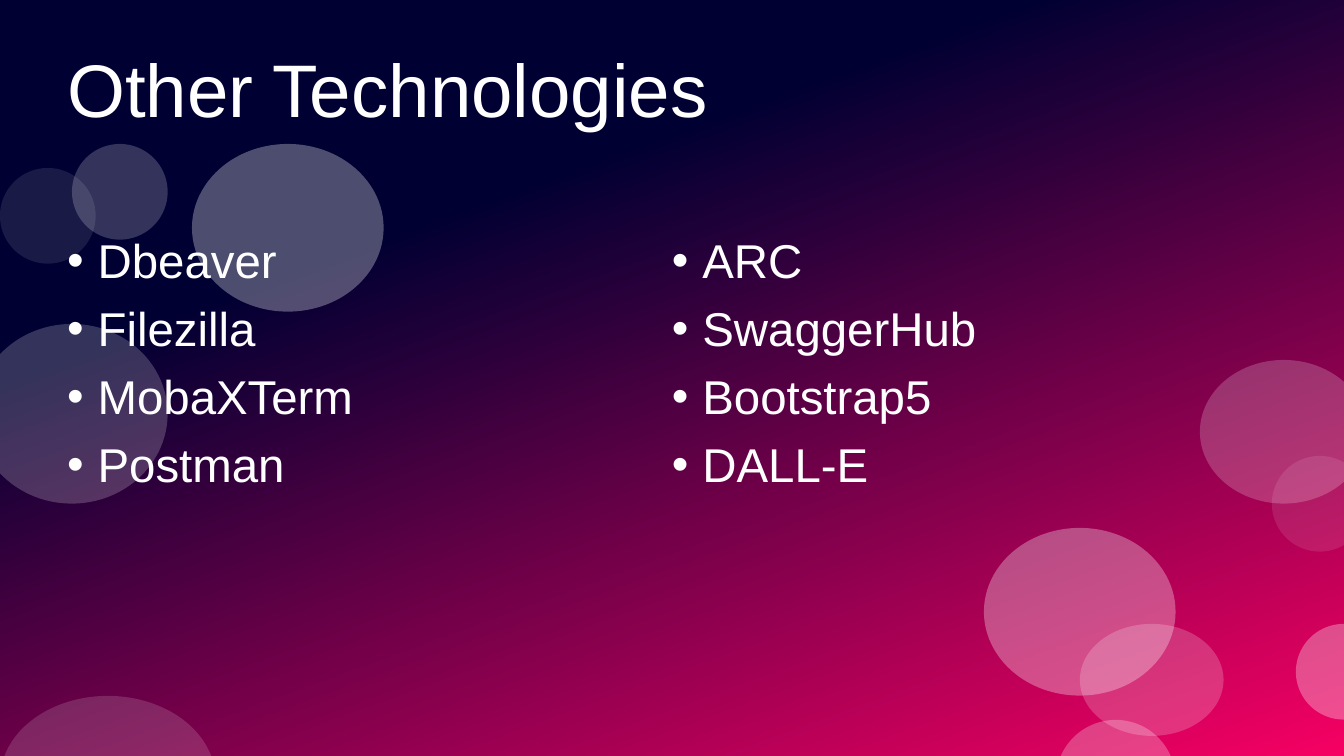
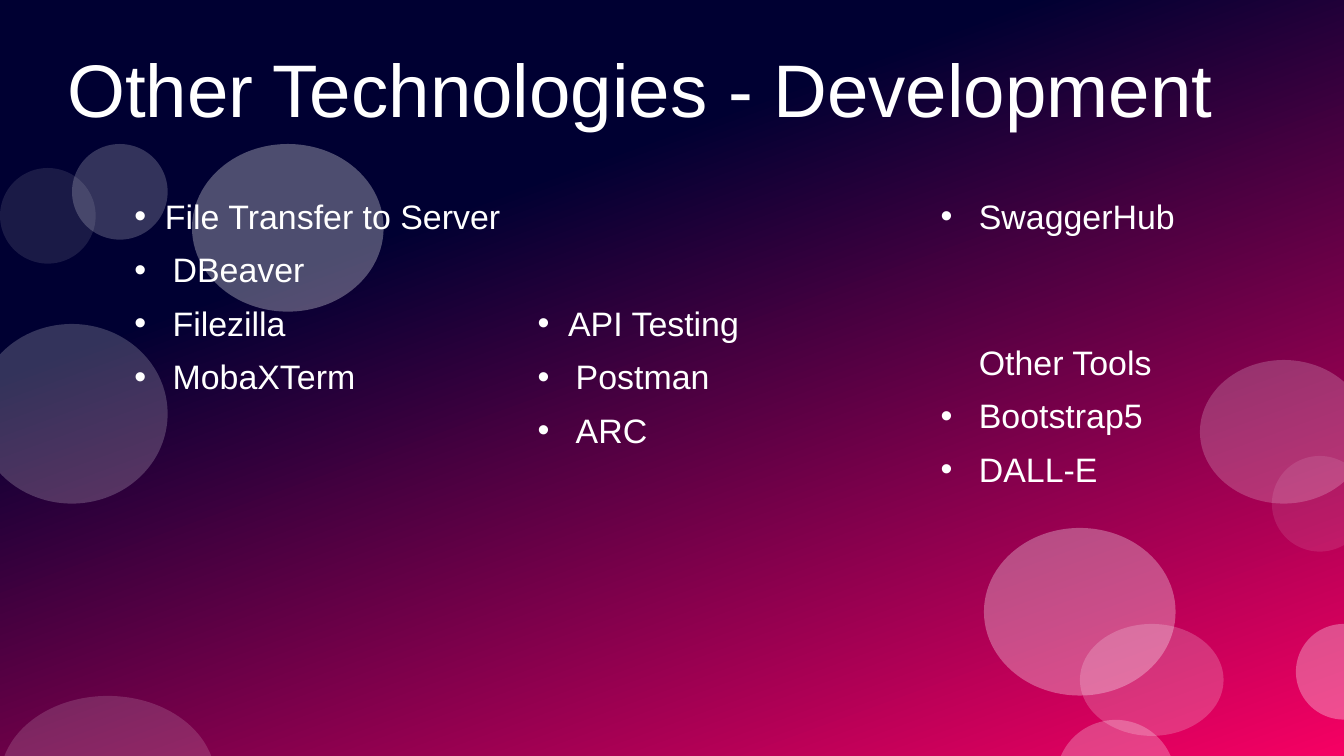
Before and after one commit to PrototypeProto/COP_4331_Small-Project, a slide deck: slide 6 of Pres.pptx. Drawn at 1344x756 pixels with LibreOffice and Linux fonts; fonts in the diff are those of the drawing. Boxes give left, top, right and bottom in pixels: in the first picture for what was removed or moved away, otherwise in the second. Text is boxed around its words. In the diff, an @@ line names an element or a change of style, - is before the commit and + after.

```diff
--- a/Pres.pptx
+++ b/Pres.pptx
@@ title at [67,63,1213,131]: text changed @@
-Other Technologies
+Other Technologies - Development
@@ subtitle "File Transfer to Server": place and size @@
-subtitle "File Transfer to Server" at [98,241,976,492]
+subtitle "File Transfer to Server" at [165,201,1151,482]
@@ subtitle "File Transfer to Server" at [165,201,1151,482]: columns 2 to 3 @@
@@ subtitle at [165,201,500,289]: text changed; size 28 to 20 pt @@
-• Dbeaver
+• File Transfer to Server
+• DBeaver
@@ subtitle at [173,308,1143,482]: size 28 to 20 pt in "Filezilla", "MobaXTerm", "Postman", "ARC" and 2 more places; indent changed @@
@@ subtitle at [568,311,739,342]: paragraph added @@
+• API Testing
@@ subtitle at [979,350,1151,376]: text changed; size 28 to 20 pt @@
-• SwaggerHub
+• SwaggerHub
+  Other Tools
```
Also in this commit, not shown: 14 other slides changed, 2 slides added, 2 slides removed.
